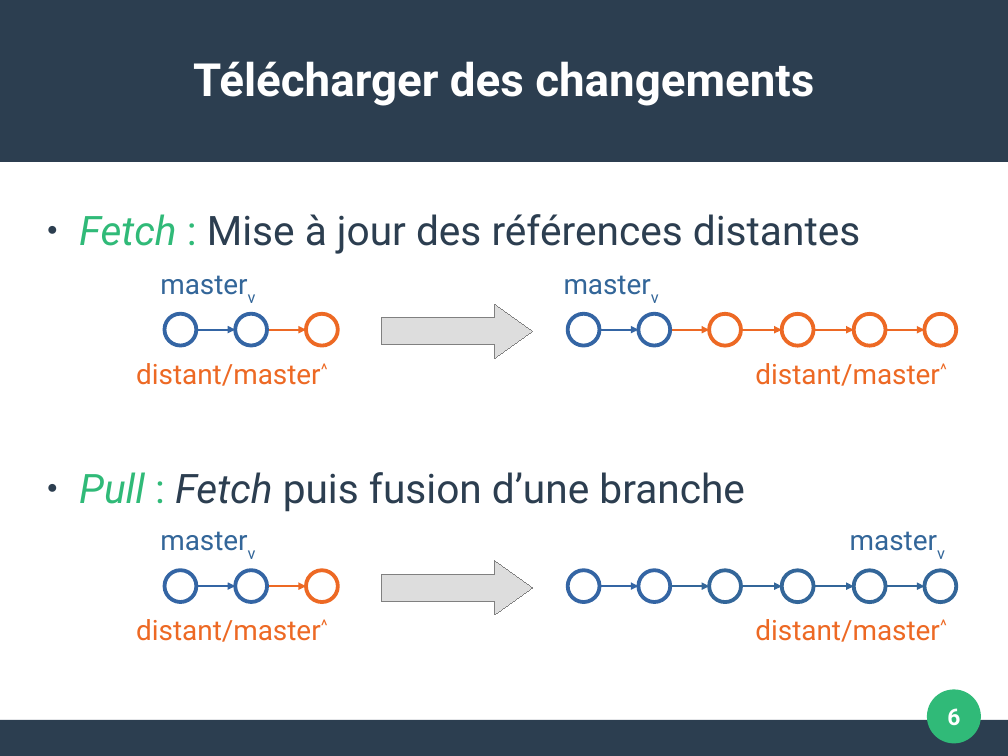
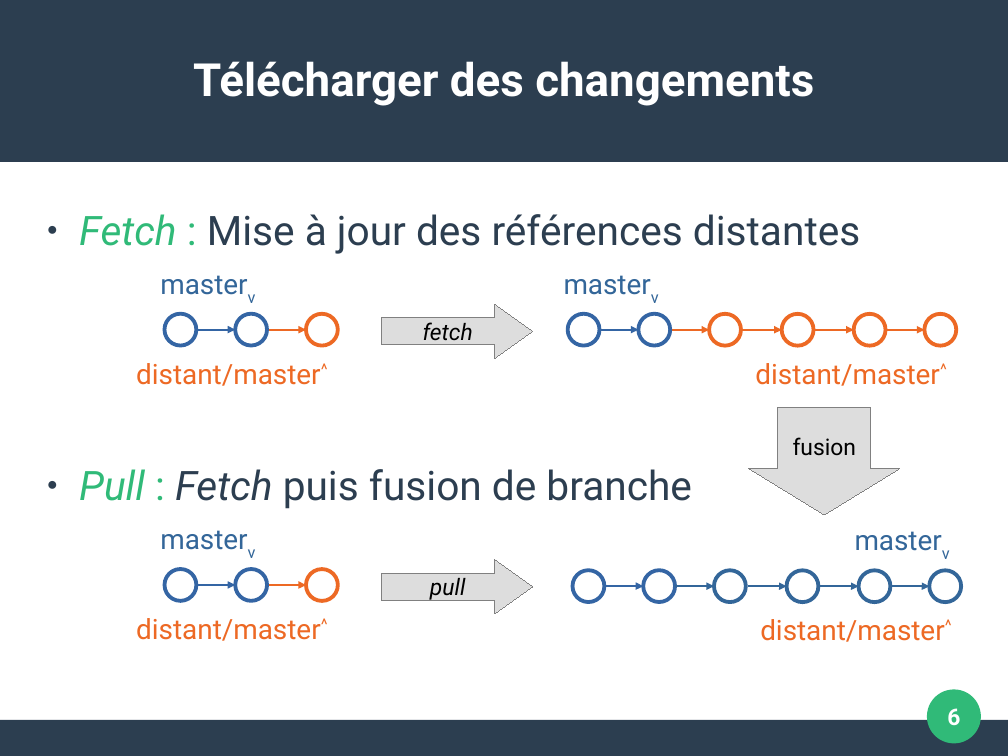
Before and after one commit to pushou/formation-git, a slide deck: slide 6 of Pres4-Distribution.odp. Drawn at 1008x756 pixels with LibreOffice and Linux fonts; fonts in the diff are those of the drawing. Boxes give left, top, right and bottom in pixels: in the first picture for what was removed or moved away, otherwise in the second. Text is boxed around its words. In the diff, an @@ line names an element or a change of style, - is before the commit and + after.

Commit message:
Clarification schéma pull

```diff
--- a/Pres4-Distribution.odp
+++ b/Pres4-Distribution.odp
@@ text in right arrow at box(423, 322, 473, 345): text added @@
+fetch
@@ down arrow added at box(749, 407, 900, 515), fill #DDDDDD, outline #808080 0 pt, 18 pt, text #000000 @@
+fusion
@@ text at box(79, 469, 692, 509): text changed @@
-● Pull : Fetch puis fusion d’une branche
+● Pull : Fetch puis fusion de branche
@@ text in right arrow at box(430, 578, 465, 601): text added @@
+pull
@@ 6 ellipses, 5 elbow arrows, 2 texts: place and size @@
-6 ellipses, 5 elbow arrows, 2 texts at box(568, 518, 957, 642)
+6 ellipses, 5 elbow arrows, 2 texts at box(573, 518, 961, 642)
```
Also in this commit, not shown: 1 other slide changed.
